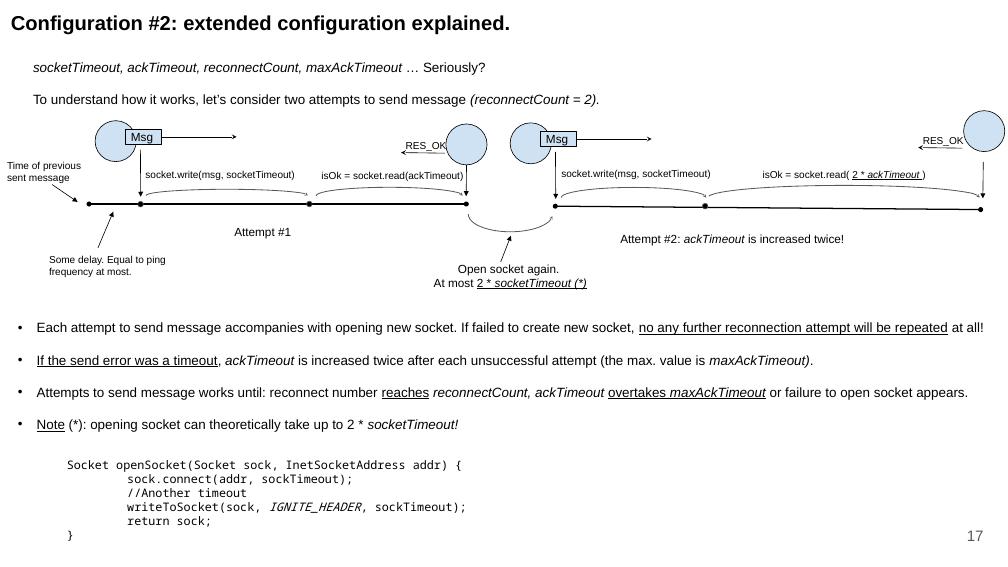
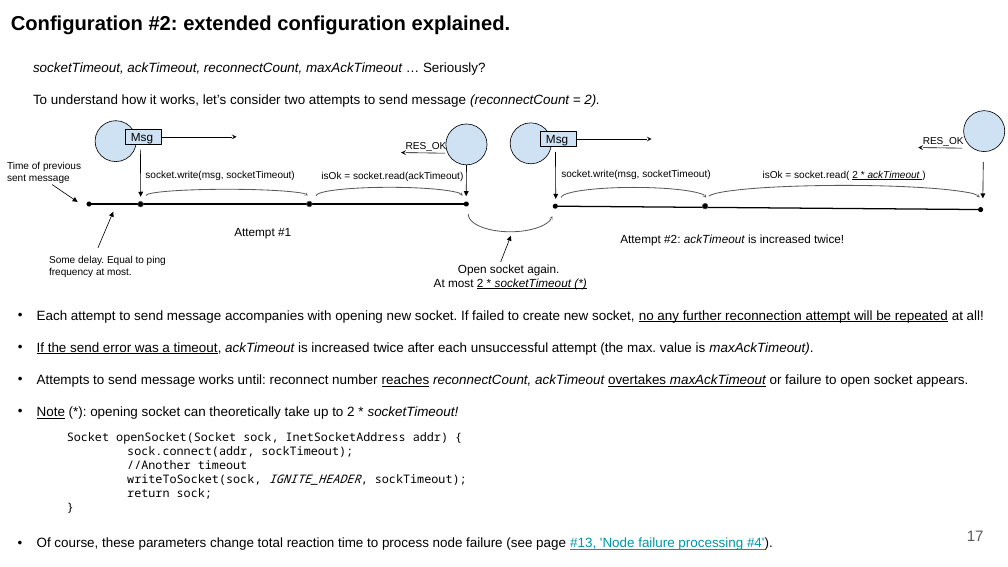
Before and after one commit to Vladsz83/doc, a slide deck: slide 18 of Discovery.pptx. Drawn at 1008x567 pixels with LibreOffice and Linux fonts; fonts in the diff are those of the drawing. Boxes give left, top, right and bottom in pixels: in the first picture for what was removed or moved away, otherwise in the second. Text is boxed around its words. In the diff, an @@ line names an element or a change of style, - is before the commit and + after.

```diff
--- a/Discovery.pptx
+++ b/Discovery.pptx
@@ text "Each attempt to send message ..." moved from (x1=37, y1=322, x2=984, y2=432) to (x1=37, y1=310, x2=984, y2=419) @@
@@ text "Socket openSocket(Socket sock, InetSocketAddress addr) ..." moved from (x1=67, y1=460, x2=467, y2=527) to (x1=67, y1=432, x2=467, y2=499) @@
@@ text added at (x1=37, y1=537, x2=773, y2=550), 16 pt, text #000000 @@
+• Of course, these parameters change total reaction time to process node failure (see page #13, 'Node failure processing #4').
```
